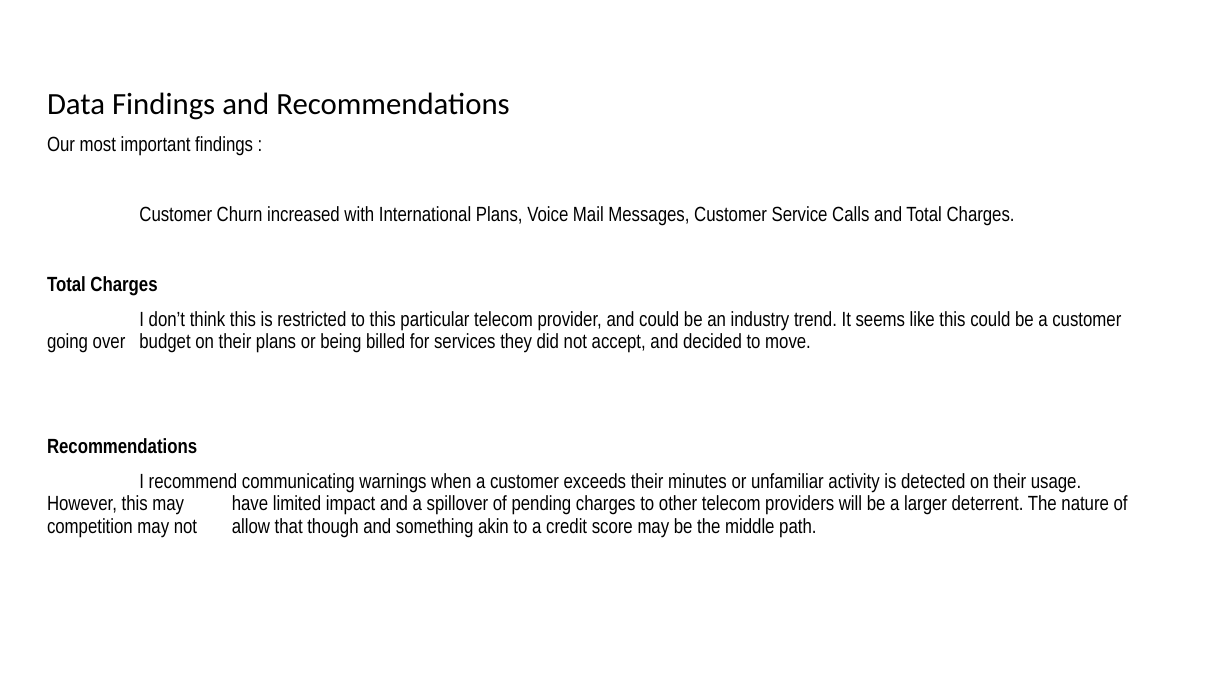
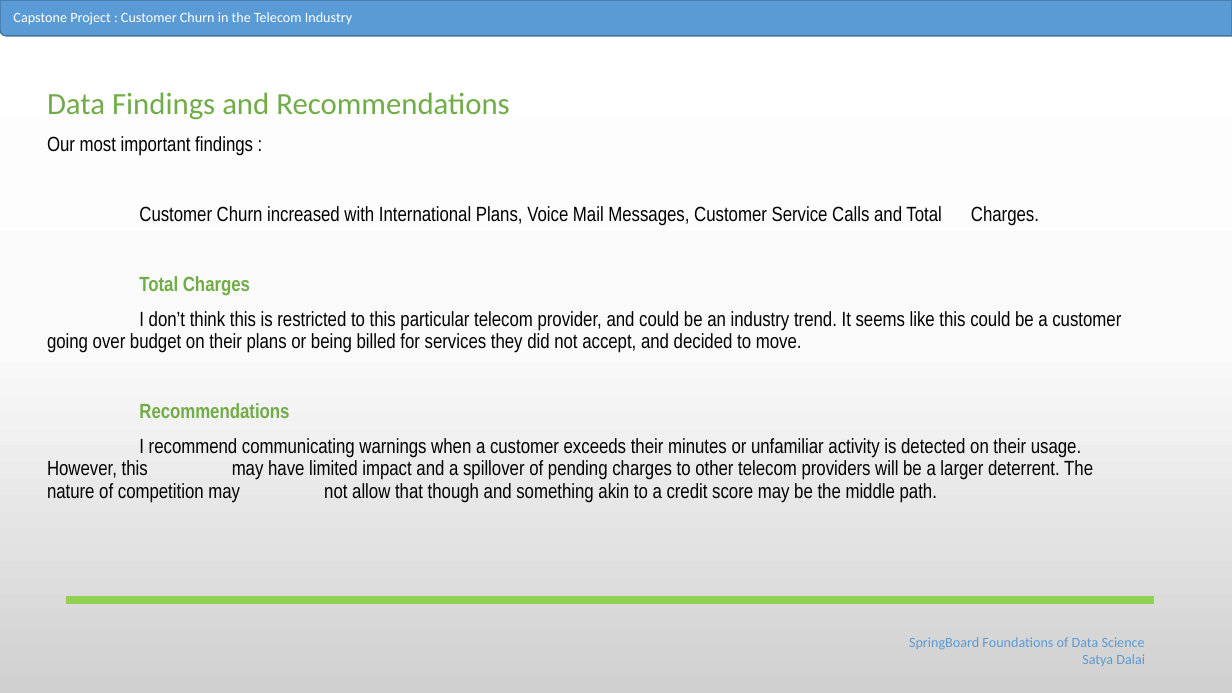
Before and after one commit to Satyad1/Capstone, a slide deck: slide 12 of Slides_SatyaD.pptx (slide 7 before the commit). Drawn at 1232x693 pixels with LibreOffice and Linux fonts; fonts in the diff are those of the drawing. Boxes give left, top, right and bottom in pixels: in the first picture for what was removed or moved away, otherwise in the second. Text is boxed around its words. In the diff, an @@ line names an element or a change of style, - is before the commit and + after.

```diff
--- a/Slides_SatyaD.pptx
+++ b/Slides_SatyaD.pptx
@@ background #FFFFFF to gradient #FFFFFF to #FBFBFB to #D1D1D1 @@
@@ round rect added at box(0, 0, 1232, 36), fill #5B9BD5, outline #43739E 1 pt @@
@@ text added at box(13, 12, 352, 25), 11 pt, text #FFFFFF @@
+Capstone Project : Customer Churn in the Telecom Industry
@@ text at box(47, 92, 509, 418): text colour #000000 to #70AD47 in "Data Findings and Recommendations", "Total Charges", "Recommendations" @@
@@ line added from (67, 600) to (1154, 600), #92D050 6 pt @@
@@ text added at box(909, 637, 1145, 666), 11 pt, text #5B9BD5 @@
+SpringBoard Foundations of Data Science
+Satya Dalai
```
Also in this commit, not shown: 5 other slides changed, 7 slides added, 4 slides removed.
